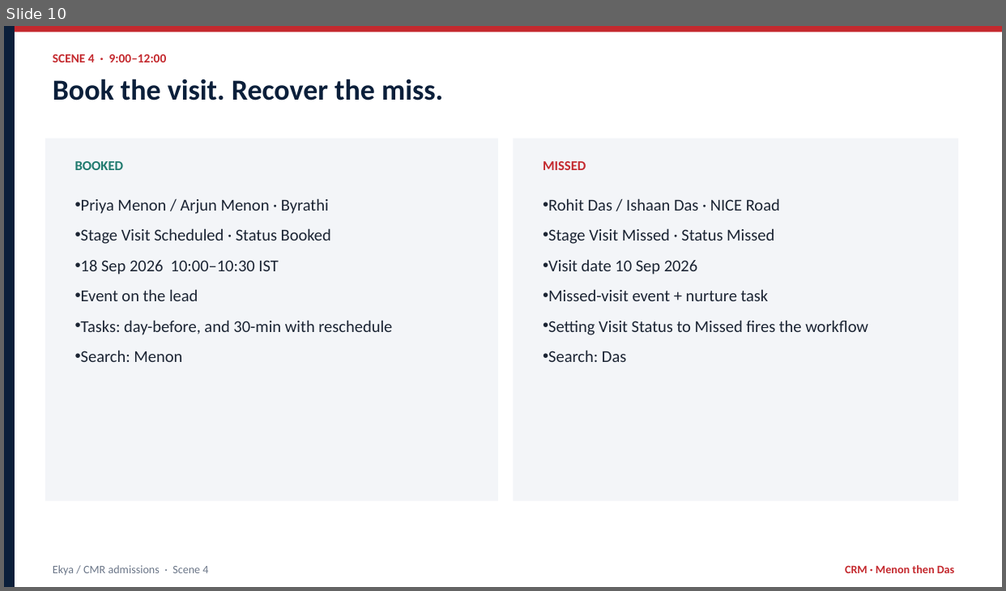
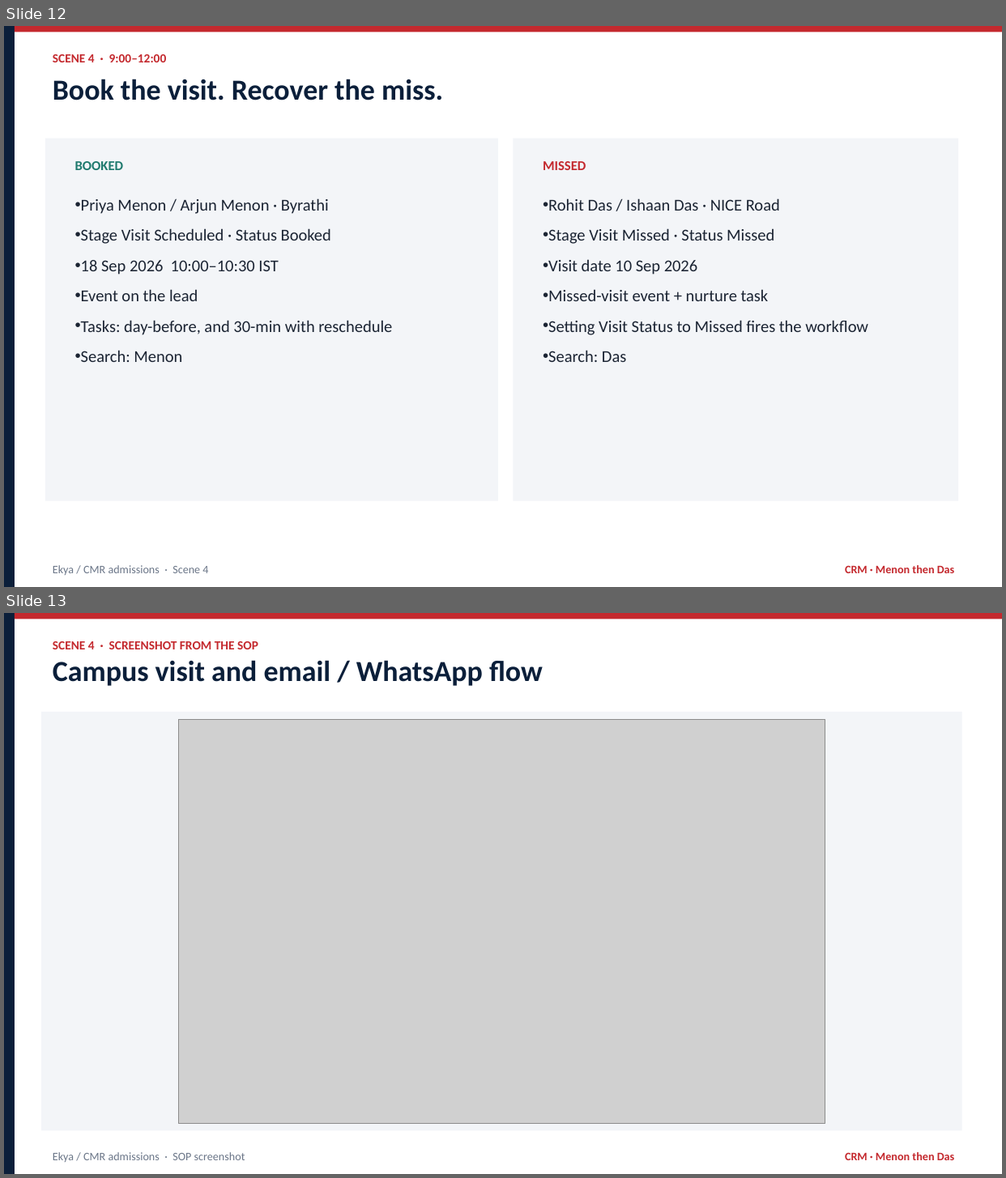
Before and after one commit to JuliaSan09/glowing-chainsaw, a slide deck: docs/ekya-admissions/show/Ekya-CMR-Admissions-Demo.pptx. Shown one above the other, each under a label of ours: slide 10 before the commit, slides 12 and 13 after it. The pictures are 1006x591 and 1006x1178 pixels, drawn with LibreOffice and Linux fonts; fonts in the diff are those of the drawing; grey boxes stand for pictures. Boxes give left, top, right and bottom in pixels: in the first picture for what was removed or moved away, otherwise in the second. Text is boxed around its words. In the diff, an @@ line names an element or a change of style, - is before the commit and + after.

```diff
--- a/docs/ekya-admissions/show/Ekya-CMR-Admissions-Demo.pptx
+++ b/docs/ekya-admissions/show/Ekya-CMR-Admissions-Demo.pptx
@@ slide 13 added at (x1=4, y1=613, x2=1002, y2=1174), background #FFFFFF @@
@@ rectangle added at (x1=4, y1=613, x2=15, y2=1174), fill #0B1F3A @@
@@ rectangle added at (x1=15, y1=613, x2=1002, y2=619), fill #C4292E @@
@@ text added at (x1=53, y1=641, x2=258, y2=649), 12 pt, text #C4292E, bold @@
+SCENE 4 · SCREENSHOT FROM THE SOP
@@ text added at (x1=53, y1=660, x2=543, y2=686), 28 pt, text #0B1F3A, bold @@
+Campus visit and email / WhatsApp flow
@@ rectangle added at (x1=41, y1=712, x2=962, y2=1131), fill #F3F5F8 @@
@@ picture added at (x1=178, y1=719, x2=825, y2=1123) @@
@@ text added at (x1=53, y1=1152, x2=245, y2=1162), 11 pt, text #6B7688 @@
+Ekya / CMR admissions · SOP screenshot
@@ text added at (x1=845, y1=1152, x2=954, y2=1161), 11 pt, text #C4292E, bold @@
+CRM · Menon then Das
@@ what was slide 10 is now slide 12 @@
```
Also in this commit, not shown: 1 slide changed, 4 other slides added, 19 other files.
